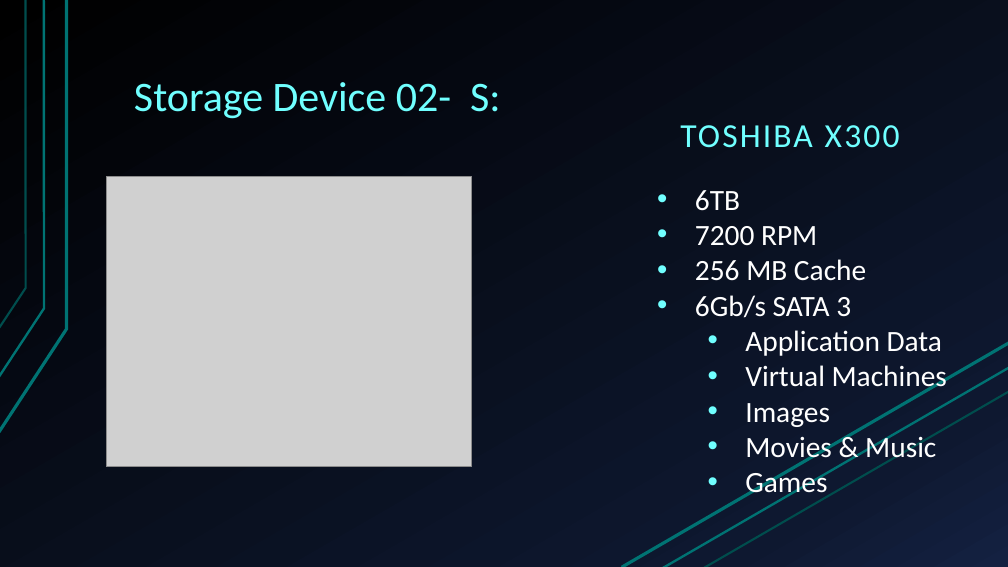
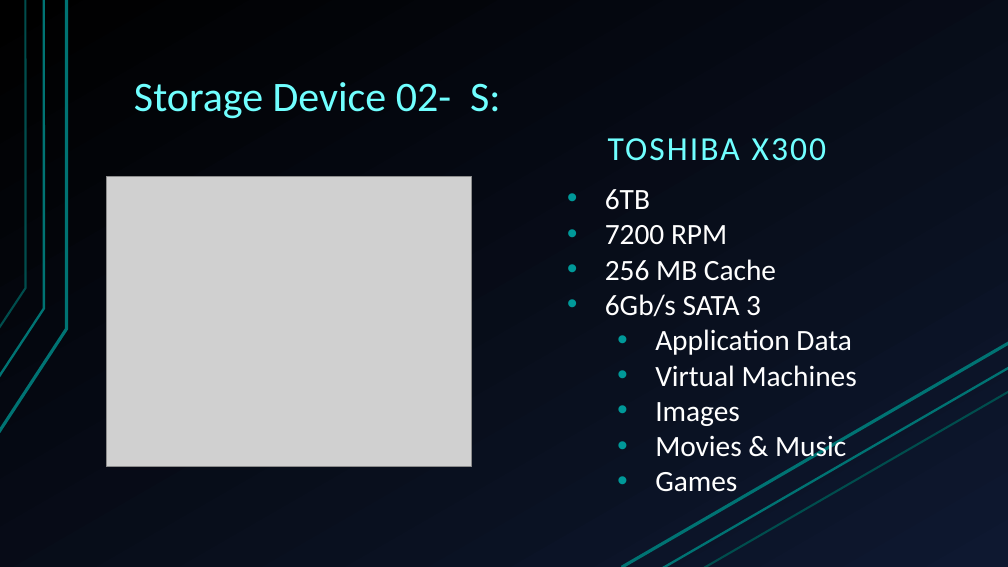
Before and after one commit to Ploppa-Smurph/ctec112_IT_HardwareSupport, a slide deck: slide 11 of buildPC.pptx. Drawn at 1008x567 pixels with LibreOffice and Linux fonts; fonts in the diff are those of the drawing; grey boxes stand for pictures. Boxes give left, top, right and bottom in pixels: in the first picture for what was removed or moved away, otherwise in the second. Text is boxed around its words. In the diff, an @@ line names an element or a change of style, - is before the commit and + after.

```diff
--- a/buildPC.pptx
+++ b/buildPC.pptx
@@ background gradient #000000 to #0F1931 to #142242 to gradient #000000 to #0E1830 @@
@@ text "TOSHIBA X300" moved from (x1=680, y1=125, x2=900, y2=148) to (x1=608, y1=138, x2=827, y2=161) @@
@@ text "TOSHIBA X300" at (x1=608, y1=138, x2=827, y2=161): indent changed; more space between paragraphs @@
@@ text "6TB" moved from (x1=695, y1=190, x2=947, y2=500) to (x1=605, y1=189, x2=857, y2=492) @@
@@ text "6TB" at (x1=605, y1=189, x2=857, y2=492): bullet colour #70FFFF to #009999 @@
@@ line (704, 567) - (1008, 392): stroke #007373 2 pt to #004D4D 2 pt @@
```
Also in this commit, not shown: 15 other slides changed.
